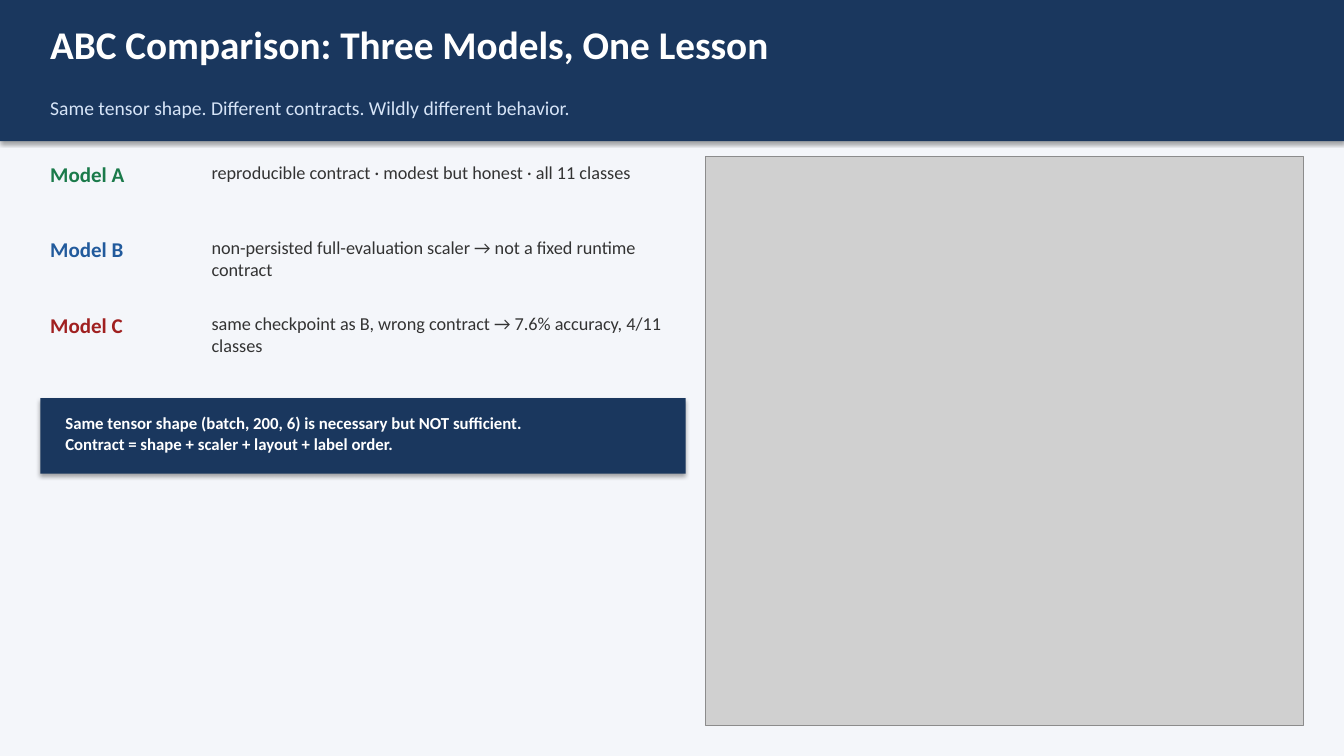
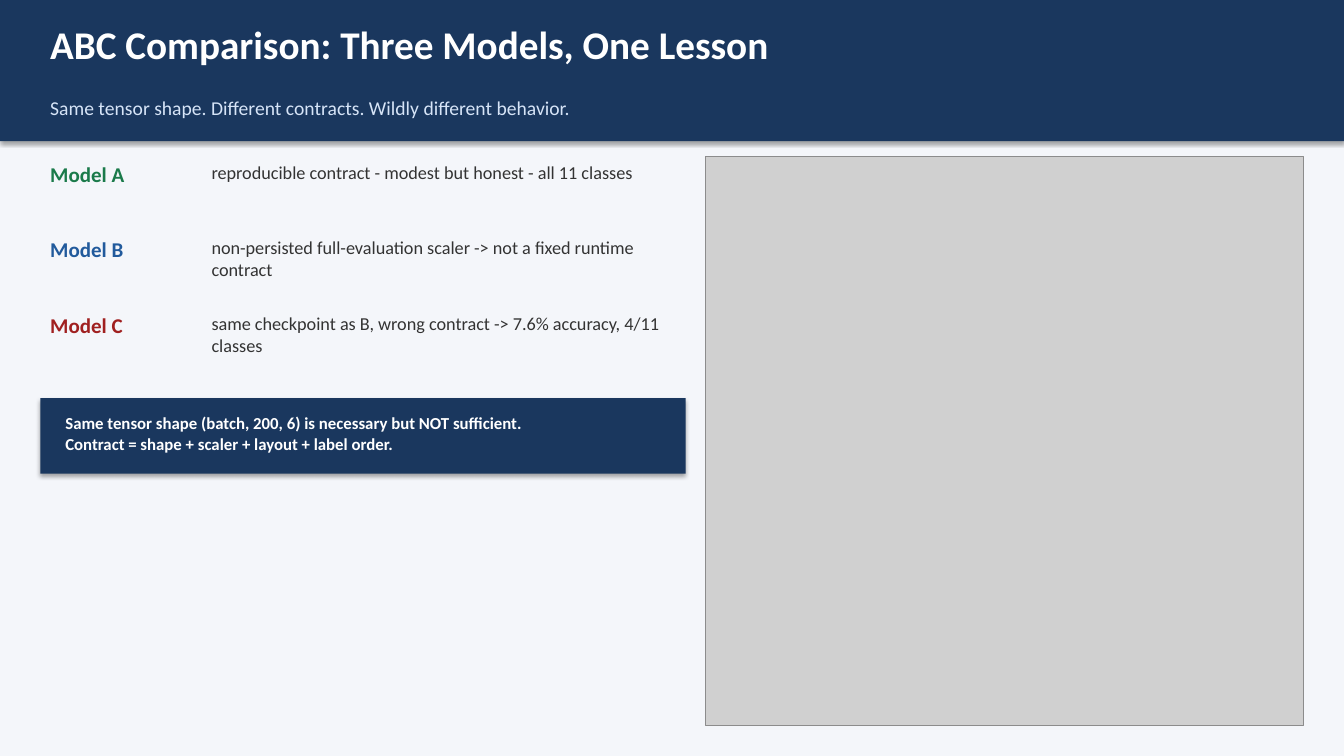
Before and after one commit to ShalinVachheta017/wearable-har-mlops-pipeline, a slide deck: slide 8 of internal/writing/defense_slides.pptx. Drawn at 1344x756 pixels with LibreOffice and Linux fonts; fonts in the diff are those of the drawing; grey boxes stand for pictures. Boxes give left, top, right and bottom in pixels: in the first picture for what was removed or moved away, otherwise in the second. Text is boxed around its words. In the diff, an @@ line names an element or a change of style, - is before the commit and + after.

```diff
--- a/internal/writing/defense_slides.pptx
+++ b/internal/writing/defense_slides.pptx
@@ text at <box>212,166,632,182</box>: text changed @@
-reproducible contract · modest but honest · all 11 classes
+reproducible contract - modest but honest - all 11 classes
@@ text at <box>212,241,634,276</box>: text changed @@
-non-persisted full-evaluation scaler → not a fixed runtime contract
+non-persisted full-evaluation scaler -> not a fixed runtime contract
@@ text at <box>212,317,659,352</box>: text changed @@
-same checkpoint as B, wrong contract → 7.6% accuracy, 4/11 classes
+same checkpoint as B, wrong contract -> 7.6% accuracy, 4/11 classes
```
Also in this commit, not shown: 16 other slides changed, 2 other files.
